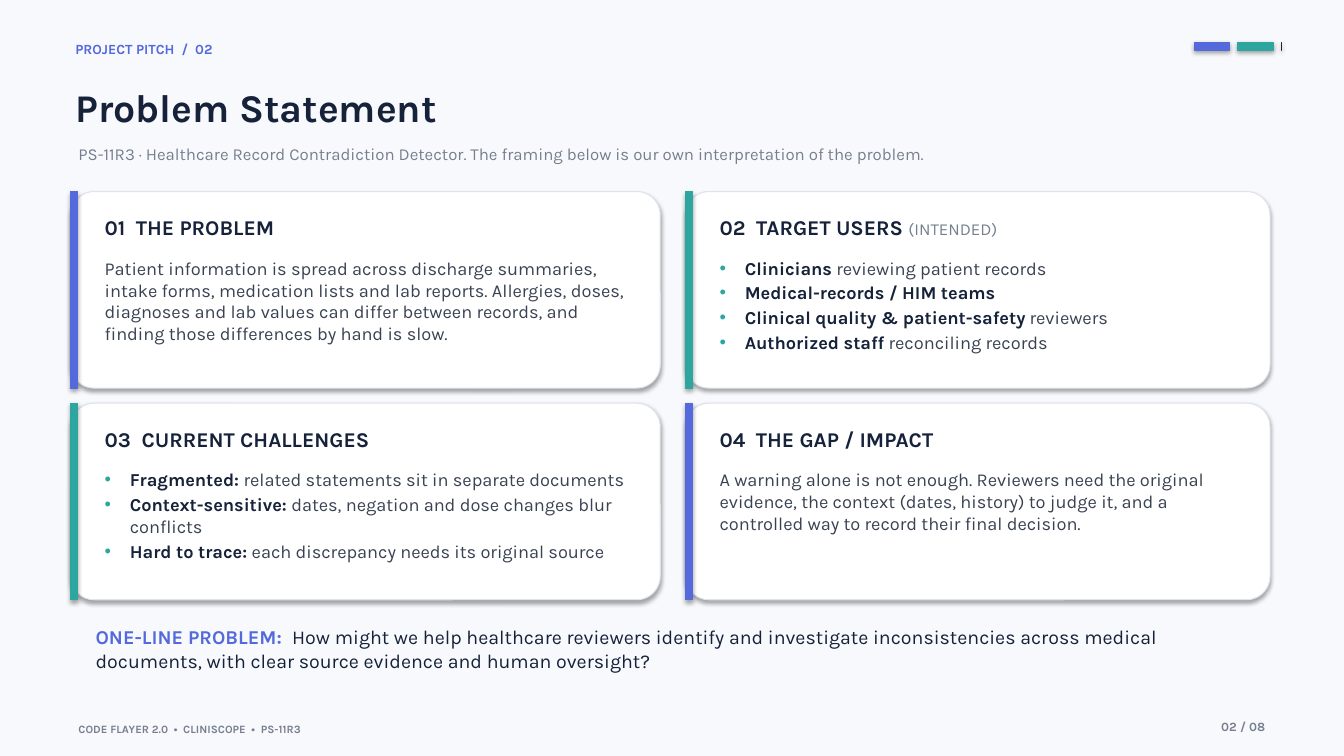
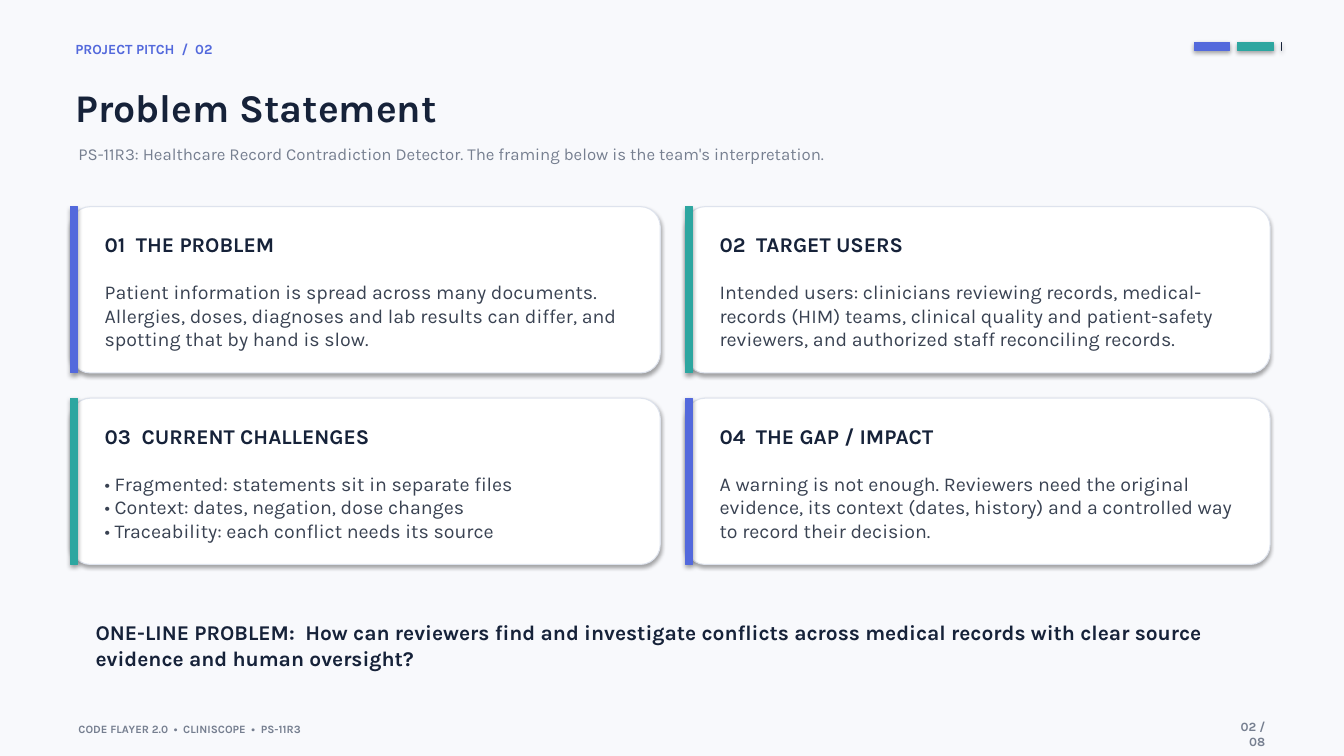
Before and after one commit to anirudhleetcode-max/cliniscope-healthcare-contradiction-detector, a slide deck: slide 2 of presentation/CLINISCOPE_PS11R3_Hackathon_Presentation.pptx. Drawn at 1344x756 pixels with LibreOffice and Linux fonts; fonts in the diff are those of the drawing. Boxes give left, top, right and bottom in pixels: in the first picture for what was removed or moved away, otherwise in the second. Text is boxed around its words. In the diff, an @@ line names an element or a change of style, - is before the commit and + after.

```diff
--- a/presentation/CLINISCOPE_PS11R3_Hackathon_Presentation.pptx
+++ b/presentation/CLINISCOPE_PS11R3_Hackathon_Presentation.pptx
@@ text at (78,148,824,164): text changed @@
-PS-11R3 · Healthcare Record Contradiction Detector. The framing below is our own interpretation of the problem.
+PS-11R3: Healthcare Record Contradiction Detector. The framing below is the team's interpretation.
@@ rounded rectangle: place and size @@
-rounded rectangle at (71,192,660,388)
+rounded rectangle at (71,207,660,373)
@@ rectangle: place and size @@
-rectangle at (71,192,78,388)
+rectangle at (71,207,78,373)
@@ rounded rectangle: place and size @@
-rounded rectangle at (686,192,1270,388)
+rounded rectangle at (686,207,1270,373)
@@ rectangle: place and size @@
-rectangle at (686,192,693,388)
+rectangle at (686,207,693,373)
@@ text "01 THE PROBLEM": place and size @@
-text "01 THE PROBLEM" at (105,221,275,236)
+text "01 THE PROBLEM" at (105,238,275,253)
@@ text at (720,238,903,253): text changed @@
-02 TARGET USERS (INTENDED)
+02 TARGET USERS
@@ text at (105,285,616,351): text changed; size 13 to 14 pt @@
-Patient information is spread across discharge summaries, intake forms, medication lists and lab reports. Allergies, doses, diagnoses and lab values can differ between records, and finding those differences by hand is slow.
+Patient information is spread across many documents. Allergies, doses, diagnoses and lab results can differ, and spotting that by hand is slow.
@@ text at (720,285,1213,351): text changed; size 13 to 14 pt; text colour #162239 to #394252; bold off @@
-• Clinicians reviewing patient records
-• Medical-records / HIM teams
-• Clinical quality & patient-safety reviewers
-• Authorized staff reconciling records
+Intended users: clinicians reviewing records, medical-records (HIM) teams, clinical quality and patient-safety reviewers, and authorized staff reconciling records.
@@ rounded rectangle: place and size @@
-rounded rectangle at (71,403,660,600)
+rounded rectangle at (71,398,660,565)
@@ rectangle: place and size @@
-rectangle at (71,403,78,600)
+rectangle at (71,398,78,565)
@@ rounded rectangle: place and size @@
-rounded rectangle at (686,403,1270,600)
+rounded rectangle at (686,398,1270,565)
@@ rectangle: place and size @@
-rectangle at (686,403,693,600)
+rectangle at (686,398,693,565)
@@ text at (115,477,512,543): text changed; size 13 to 14 pt @@
-• Fragmented: related statements sit in separate documents
-• Context-sensitive: dates, negation and dose changes blur conflicts
-• Hard to trace: each discrepancy needs its original source
+• Fragmented: statements sit in separate files
+• Context: dates, negation, dose changes
+• Traceability: each conflict needs its source
@@ text at (720,477,1232,538): text changed; size 13 to 14 pt @@
-A warning alone is not enough. Reviewers need the original evidence, the context (dates, history) to judge it, and a controlled way to record their final decision.
+A warning is not enough. Reviewers need the original evidence, its context (dates, history) and a controlled way to record their decision.
@@ text at (96,625,1202,671): text changed; size 14 to 15 pt; bold on @@
-ONE-LINE PROBLEM: How might we help healthcare reviewers identify and investigate inconsistencies across medical documents, with clear source evidence and human oversight?
+ONE-LINE PROBLEM: How can reviewers find and investigate conflicts across medical records with clear source evidence and human oversight?
@@ text "02 / 08" rewrapped from (1221,723,1265,731) to (1241,722,1265,746) @@
```
Also in this commit, not shown: 7 other slides changed, 3 other files.
